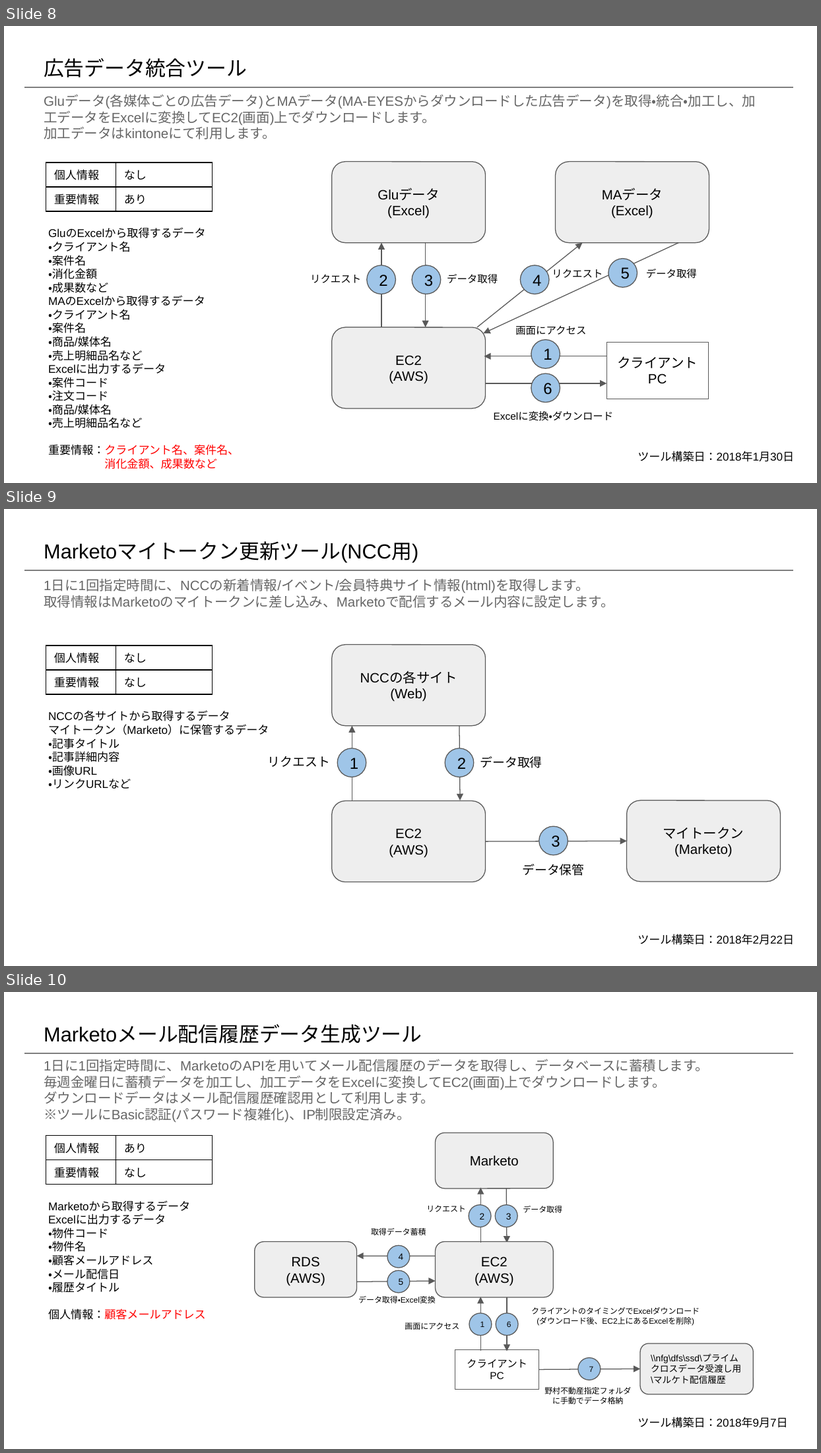
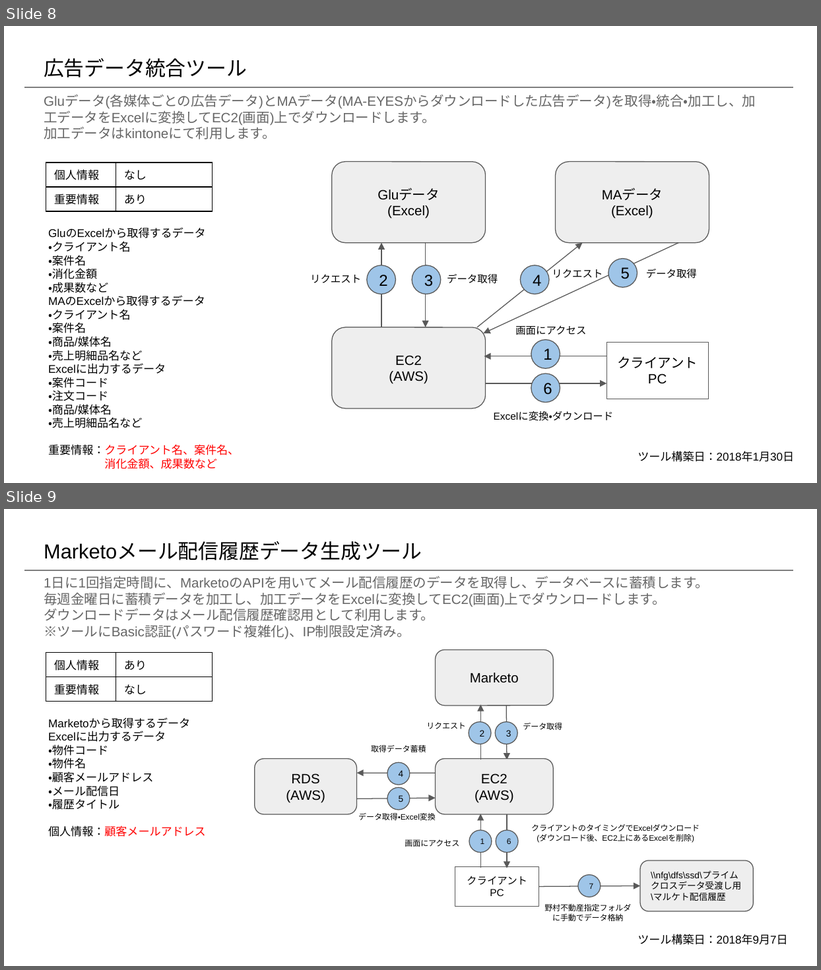
Before and after one commit to prime-x-co-ltd/px-overview, a slide deck: docs/aws/aws-自社開発システム構成図.pptx. Shown one above the other, each under a label of ours: slides 8, 9 and 10 before the commit, slides 8 and 9 after it. The pictures are 821x1453 and 821x970 pixels, drawn with LibreOffice and Linux fonts; fonts in the diff are those of the drawing. Boxes give left, top, right and bottom in pixels: in the first picture for what was removed or moved away, otherwise in the second. Text is boxed around its words. In the diff, an @@ line names an element or a change of style, - is before the commit and + after.

```diff
--- a/docs/aws/aws-自社開発システム構成図.pptx
+++ b/docs/aws/aws-自社開発システム構成図.pptx
@@ slide 9 removed at (x1=4, y1=509, x2=817, y2=966), background #FFFFFF @@
@@ title removed at (x1=44, y1=543, x2=418, y2=562) @@
-Marketoマイトークン更新ツール(NCC用)
@@ line removed from (24, 570) to (793, 570) @@
@@ text removed at (x1=44, y1=580, x2=614, y2=608) @@
-1日に1回指定時間に、NCCの新着情報/イベント/会員特典サイト情報(html)を取得します。
-取得情報はMarketoのマイトークンに差し込み、Marketoで配信するメール内容に設定します。
@@ table removed at (x1=46, y1=646, x2=213, y2=912), 2 rows, 2 columns @@
-個人情報 | なし
-重要情報 | なし
@@ rounded rectangle removed at (x1=331, y1=645, x2=485, y2=726) @@
-NCCの各サイト
-(Web)
@@ text removed at (x1=48, y1=711, x2=269, y2=789) @@
-NCCの各サイトから取得するデータ
-マイトークン（Marketo）に保管するデータ
-・記事タイトル
-・記事詳細内容
-・画像URL
-・リンクURLなど
@@ arrow removed from (352, 801) to (352, 726) @@
@@ arrow removed from (459, 724) to (460, 801) @@
@@ text removed at (x1=268, y1=757, x2=330, y2=767) @@
-リクエスト
@@ ellipse removed at (x1=337, y1=749, x2=366, y2=778) @@
-1
@@ ellipse removed at (x1=445, y1=749, x2=473, y2=778) @@
-2
@@ text removed at (x1=481, y1=757, x2=543, y2=768) @@
-データ取得
@@ rounded rectangle removed at (x1=331, y1=801, x2=485, y2=882) @@
-EC2
-(AWS)
@@ rounded rectangle removed at (x1=627, y1=801, x2=781, y2=882) @@
-マイトークン
-(Marketo)
@@ arrow removed from (485, 842) to (627, 842) @@
@@ ellipse removed at (x1=539, y1=827, x2=568, y2=855) @@
-3
@@ text removed at (x1=522, y1=864, x2=584, y2=876) @@
-データ保管
@@ text removed at (x1=638, y1=934, x2=794, y2=945) @@
-ツール構築日：2018年2月22日
@@ what was slide 10 is now slide 9 @@
```
Also in this commit, not shown: 2 slides changed, 2 other files.
